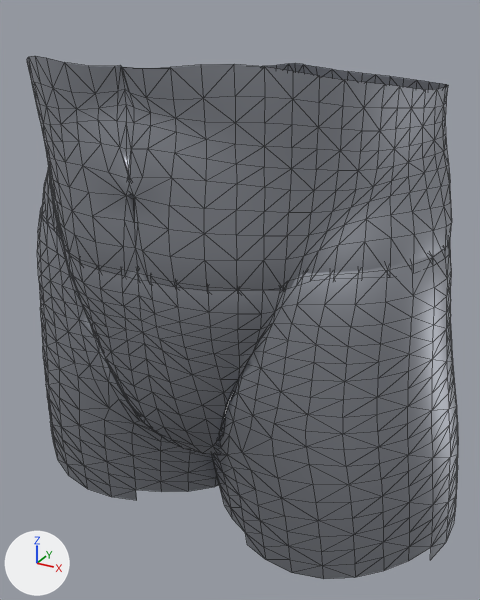
The glTF model assets/armor/armure_tassettes.glb: old version first, new version second.
Rendered twice from a 50 mm lens placed at (0.258, -0.497, 1.139), pointed at (0.004, -0.037, 0.909). The axes (+X, +Y, +Z) are drawn at lower left. The lights are the same throughout. The first picture is the older version. Mesh edges are drawn as thin lines. Vertices at exactly the same position are counted once.

The older version as bpy lines, for what is in view:
```python
me_armure_tassettes = bpy.data.meshes.new('armure_tassettes')
me_armure_tassettes.from_pydata(...)  # 1919 vertices, 3716 faces; spans x -0.203..0.203, y -0.178..0.121, z 0.728..1.111
me_armure_tassettes.materials.append(mat_acier_plaques)  # grey #adb1ba
ob_armure_tassettes = bpy.data.objects.new('armure_tassettes', me_armure_tassettes)
ob_armure_tassettes.location = (0.0, 0.0, 0.0)
```
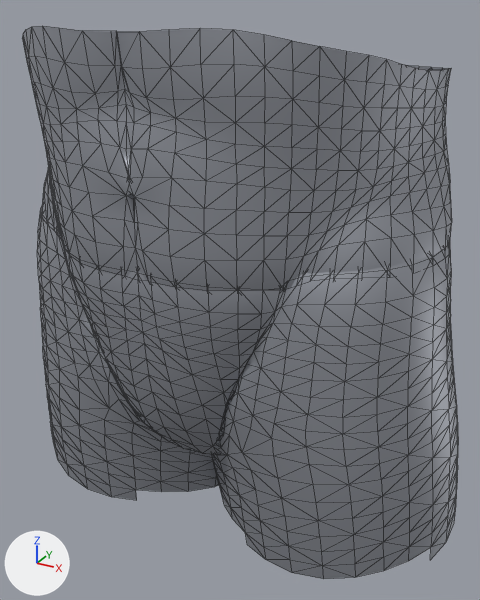
Scene script edits in JSON lines:
```json
{"block": "me_armure_tassettes", "where": "# used by ob_armure_tassettes; location = (0.0, 0.0, 0.0)"}
{"op": "remove", "block": "me_armure_tassettes", "code": "me_armure_tassettes.from_pydata(...)  # 1919 vertices, 3716 faces; spans x -0.203..0.203, y -0.178..0.121, z 0.728..1.111"}
{"op": "add", "block": "me_armure_tassettes", "code": "me_armure_tassettes.from_pydata(...)  # 1979 vertices, 3836 faces; spans x -0.203..0.203, y -0.18..0.121, z 0.728..1.129"}
{"block": "me_armure_tassettes", "change": "me_armure_tassettes part 1"}
{"block": "me_armure_tassettes", "change": "54 vertices are added at x -0.155..0.155, y -0.18..0.075, z 1.098..1.129"}
{"block": "me_armure_tassettes", "change": "6 new vertices lie (0.0, 0.0, 0.01) away from vertices in x -0.09..0.09, y 0.061..0.073, z 1.088..1.089"}
{"block": "me_armure_tassettes", "change": "120 new faces join them"}
```

Boxes (x1, y1, x2, y2) around the edits, measured in the pictures (480 x 600 px):
```json
{"object": "armure_tassettes", "change": "reshaped", "before": [27, 56, 458, 579], "after": [22, 26, 458, 579]}
{"part": 1, "of": "me_armure_tassettes", "change": "added", "after": [22, 26, 451, 90]}
```
